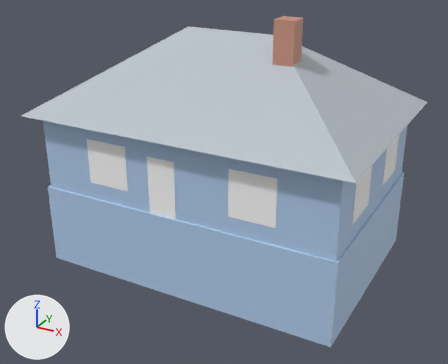
A saved change to the glTF model assets/buildings/khata_tin.glb.
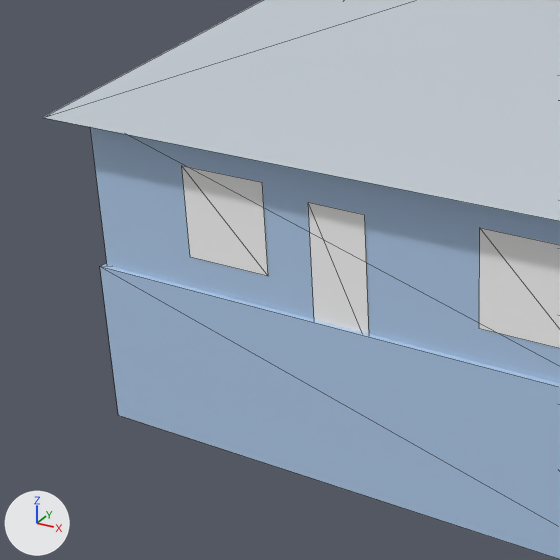
Old and new are each drawn whole from a 50 mm camera at (8.8, -16.45, 8.59) aimed at (-0.06, -0.35, 0.53) and again close up on the part from 0% to 60% of the width and 17% to 90% of the height. Arrows for +X, +Y and +Z are at lower left; the lights stay in place. The last two pictures show the newer version. The close-ups show mesh edges as thin lines. Objects named as collision shapes, trigger or cutter boxes, shadow casters or lower levels of detail are left out. Vertices at exactly the same position are counted once.

Names of what the first close-up shows: 'khata_tin'.
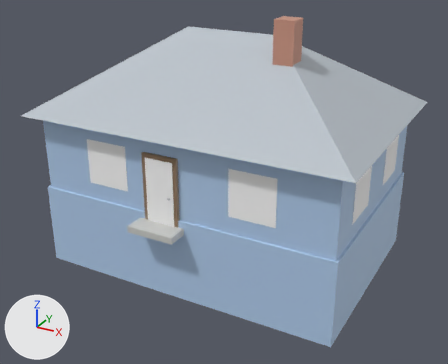
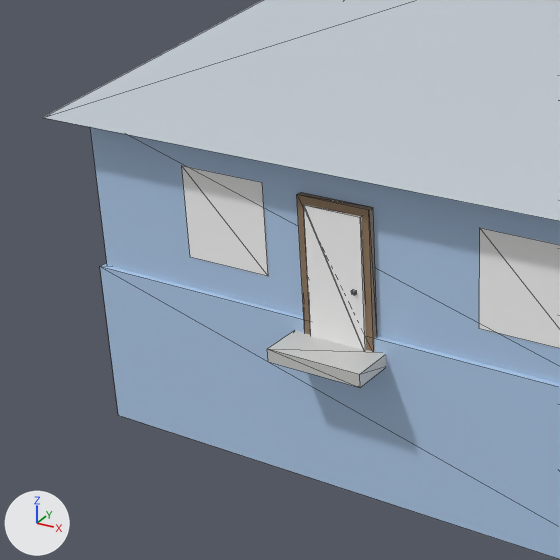
What differs and where, as boxes (x1, y1, x2, y2) in the close-ups (560 x 560 px; the box of a moved part takes in the faces that stretch with it):
part 1 of me_khata_tin, added (brown)
    after: (297, 192, 377, 352)
part 2 of me_khata_tin, added (mostly hidden)
    after: (304, 204, 366, 350)
part 3 of me_khata_tin, moved or reshaped
    before: (308, 203, 369, 334)
    after: (303, 205, 365, 350)
part 4 of me_khata_tin, added
    after: (267, 330, 386, 387)

The change in detail:
Material 'metal' (mat_metal) is new.
Its base color is (0.45, 0.47, 0.5) (grey #b3b6bc).
me_khata_tin is used by ob_khata_tin; location (0.0, 0.0, 0.0).
me_khata_tin had 100 vertices, 106 faces and spanned x -5.2..5.2, y -3.7..4.7, z -2.1..5.9.
me_khata_tin now has 164 vertices, 202 faces and spans x -5.2..5.2, y -3.96..4.7, z -2.1..5.9.
me_khata_tin part 1: a new loose piece, a box spanning x -1.045..0.095, y -3.34..-3.24, z 0.25..2.37, in mat_wood_dark (brown #957c61).
me_khata_tin part 2: a new loose piece, a box spanning x -0.925..-0.025, y -3.365..-3.295, z 0.25..2.25, in mat_door_wood (white #ffffff).
me_khata_tin part 3: the loose piece of 4 vertices spanning x -0.93..-0.03, y -3.26, z 0.25..2.25 is moved by (0.0, -0.11, 0.0).
me_khata_tin part 4: a new loose piece, a box spanning x -1.23..0.28, y -3.96..-3.26, z 0.1..0.3, in mat_concrete (light grey #cececb).
Other edits to the shape of me_khata_tin do not show in these pictures.
me_khata_tin gains material mat_metal (grey #b3b6bc).
